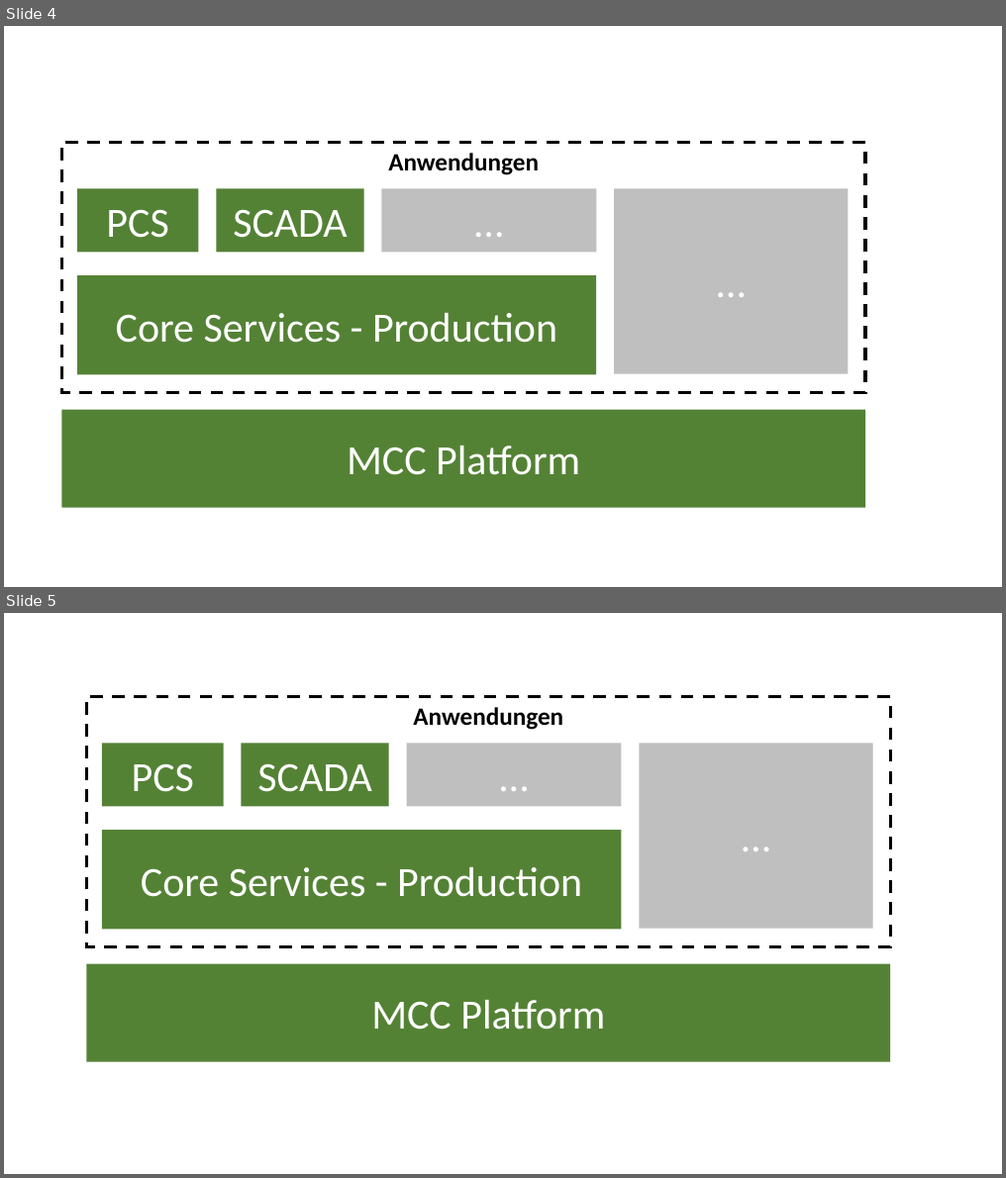
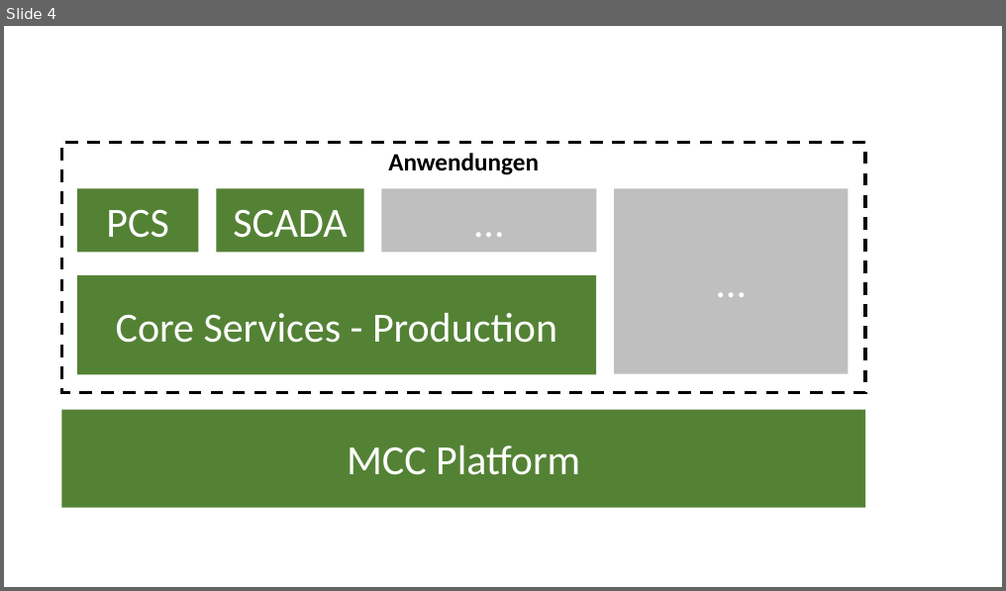
Before and after one commit to KotschM/LATEX_Bachelorarbeit, a slide deck: images/Bilder.pptx. Shown one above the other, each under a label of ours: slides 4 and 5 before the commit, slide 4 after it. The pictures are 1006x1178 and 1006x591 pixels, drawn with LibreOffice and Linux fonts; fonts in the diff are those of the drawing. Boxes give left, top, right and bottom in pixels: in the first picture for what was removed or moved away, otherwise in the second. Text is boxed around its words. In the diff, an @@ line names an element or a change of style, - is before the commit and + after.

```diff
--- a/images/Bilder.pptx
+++ b/images/Bilder.pptx
@@ slide 5 removed at bbox=[4, 613, 1002, 1174], background #FFFFFF @@
@@ group removed at bbox=[86, 697, 890, 1062]: 7 rectangles, 1 text @@
-MCC Platform
-Core Services - Production
-PCS
-SCADA
-Anwendungen
-…
-…
```
Also in this commit, not shown: 1 slide changed, 8 other files.
